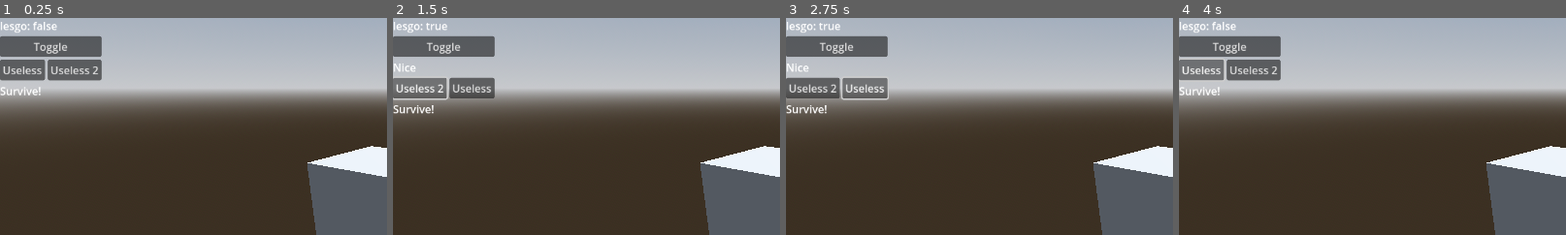
Above: before the commit, frames 1-4 (left to right).
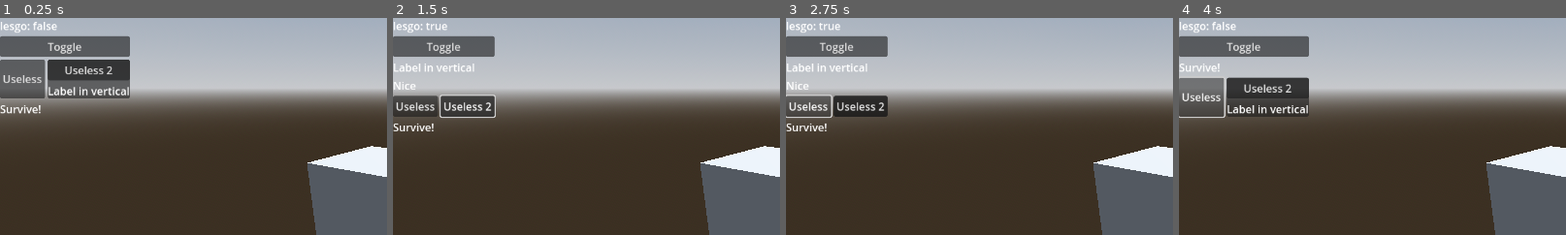
Above: after the commit, the same moments.

Repository: VojtaStruhar/godot-gdgui
Game: Godot game, scene res://test_world.tscn
Same seed, same stepped clock (60 frames per second), same inputs: the game is played once before the commit and once after it. The project has no main scene, so this scene is started directly.
Inputs:
- Up to frame 1 (0.25 s): no input
- Up to frame 2 (1.5 s): click "Toggle" at 0.5 s; click "Useless 2" at 1.25 s
- Up to frame 3 (2.75 s): click "Useless" at 2 s
- Up to frame 4 (4 s): click "Toggle" at 2.75 s; click "Useless" at 3.5 s
The pictures show only the part of the screen within x 0-50%, y 0-50%; the shares and areas given below are measured in that part.

The runs differ from the first frame. In frame 1, 6.1% of the frame differs, in the area x 0-34%, y 8-45%; in frame 2, 4.7%; in frame 3, 4.7%; in frame 4, 8.4%, in the area x 0-34%, y 8-46%.

Commit message:
Added panel layout

Diff:
--- a/GDGui/gdgui.gd
+++ b/GDGui/gdgui.gd
@@ -112,17 +112,41 @@
 
 
 func end_vertical() -> void:
-	var h = _layout_stack.pop_back()
-	if not h is VBoxContainer:
-		printerr("[GDGui] Called end_vertical, but the topmost layout wasn't a VBoxContainer: ", h)
+	var v = _layout_stack.pop_back()
+	if not v is VBoxContainer:
+		printerr("[GDGui] Called end_vertical, but the topmost layout wasn't a VBoxContainer: ", v)
 
+
+func begin_panel() -> void:
+	var current = _get_current_element()
+	if current is PanelContainer:
+		_layout_stack.push_back(current)
+	else:
+		if current is Node:
+			print(_call_count_stack, " <-> Replacing ", current.name, " (", current.get_class(), ") with a panel")
+			current.queue_free()
+		else:
+			print(_call_count_stack, " + Creating a panel")
+
+		var p = PanelContainer.new()
+		_add_element(p)
+		_layout_stack.push_back(p)
+		_dom[_get_call_count()] = p
+
+	_increase_call_count()
+
+
+func end_panel() -> void:
+	var p = _layout_stack.pop_back()
+	if not p is PanelContainer:
+		printerr("[GDGui] Called end_panel, but the topmost layout wasn't a PanelContainer: ", p)
 
 
 func _add_element(e: Control) -> void:
 	_get_parent_layout().add_child(e)
 
 
-## Reads the element for this call_count from the dom
+# Reads the element for this call_count from the dom
 func _get_current_element():
 	var element = _dom
 	for cc in _call_count_stack:
--- a/test_world.gd
+++ b/test_world.gd
@@ -15,8 +15,16 @@
 		gdgui.label("Nice")
 
 	gdgui.begin_horizontal()
+
 	gdgui.button("Useless")
+
+	gdgui.begin_panel()
+	gdgui.begin_vertical()
 	gdgui.button("Useless 2")
+	gdgui.label("Label in vertical")
+	gdgui.end_vertical()
+	gdgui.end_panel()
+
 	gdgui.end_horizontal()
 
 
